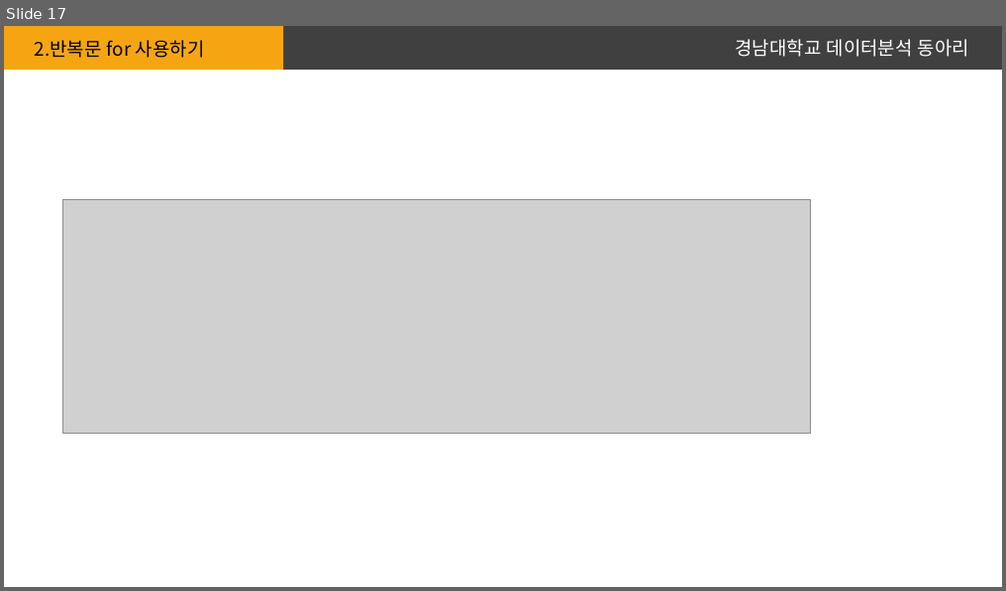
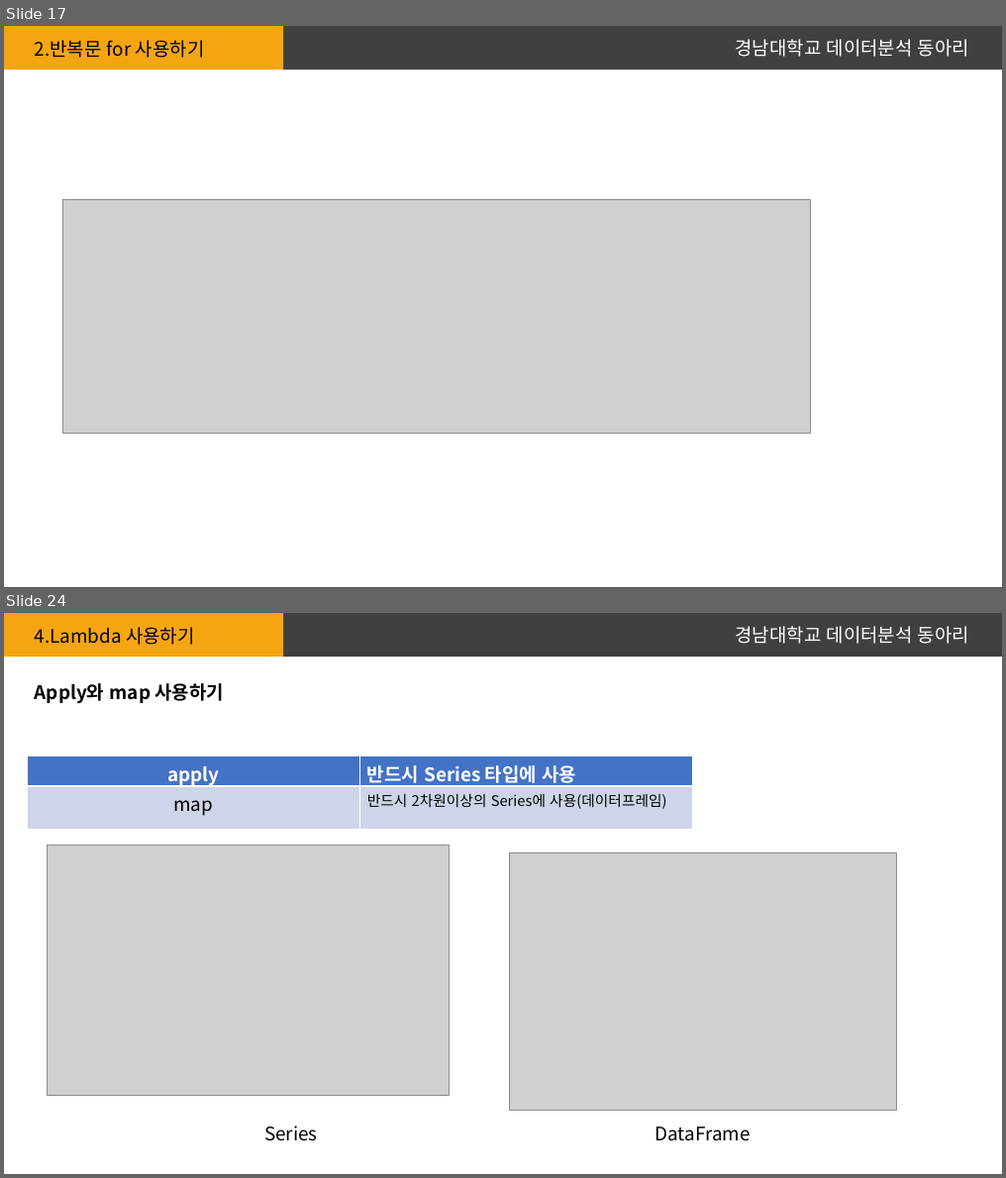
Before and after one commit to Sociology-Ku/DA_2021, a slide deck: Team_B/발표자료/반복문,조간문기본.pptx. Shown one above the other, each under a label of ours: slide 17 before the commit, slides 17 and 24 after it; the slides between them are not shown. The pictures are 1006x591 and 1006x1178 pixels, drawn with LibreOffice and Linux fonts; fonts in the diff are those of the drawing; grey boxes stand for pictures. Boxes give left, top, right and bottom in pixels: in the first picture for what was removed or moved away, otherwise in the second. Text is boxed around its words. In the diff, an @@ line names an element or a change of style, - is before the commit and + after.

```diff
--- a/Team_B/발표자료/반복문,조간문기본.pptx
+++ b/Team_B/발표자료/반복문,조간문기본.pptx
@@ slide 24 added at [4,613,1002,1174], background #FFFFFF; not listed: 2 template elements that a slide beside it also shows @@
@@ text added at [35,627,195,645], 18 pt, text #000000 @@
+4.Lambda 사용하기
@@ text added at [735,626,969,644], 18 pt, text #FFFFFF @@
+경남대학교 데이터분석 동아리
@@ text added at [35,683,225,704], 18 pt, text #000000, bold @@
+Apply와 map 사용하기
@@ table added at [27,757,692,820], 2 rows, 2 columns @@
+apply | 반드시 Series 타입에 사용
+map | 반드시 2차원이상의 Series에 사용(데이터프레임)
@@ picture added at [48,846,450,1096] @@
@@ picture added at [509,853,896,1110] @@
@@ text added at [264,1126,318,1142], 18 pt, text #000000 @@
+Series
@@ text added at [655,1127,750,1142], 18 pt, text #000000 @@
+DataFrame
```
Also in this commit, not shown: 7 other slides added.
